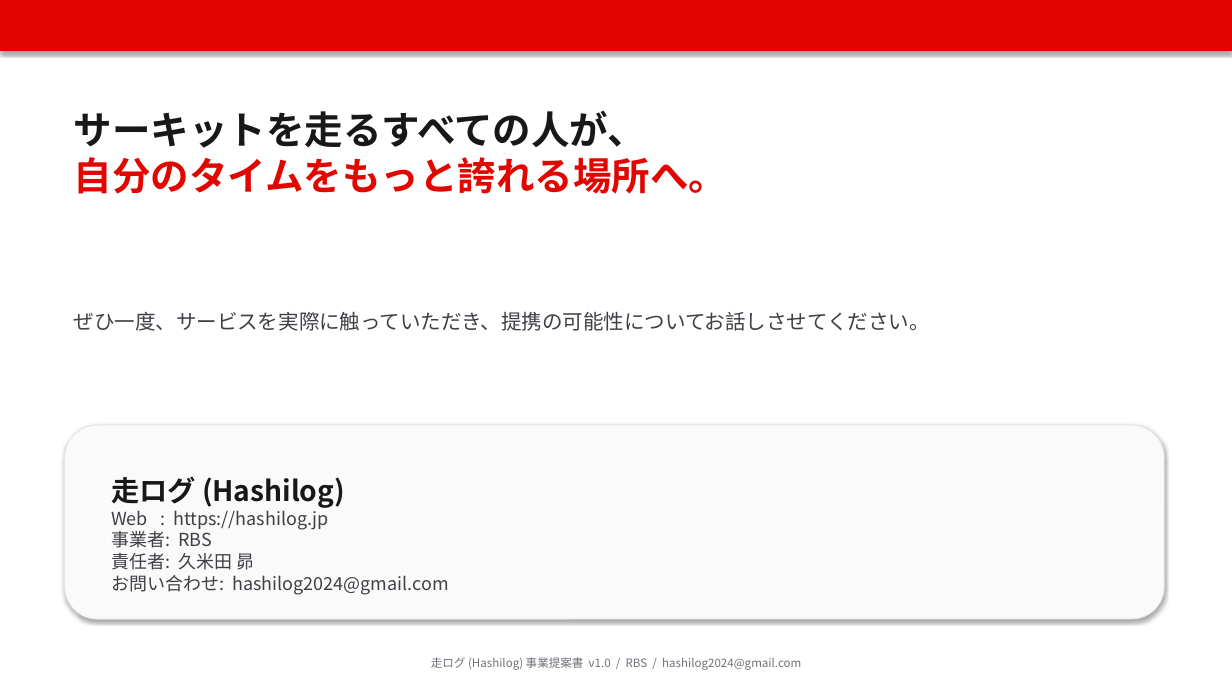
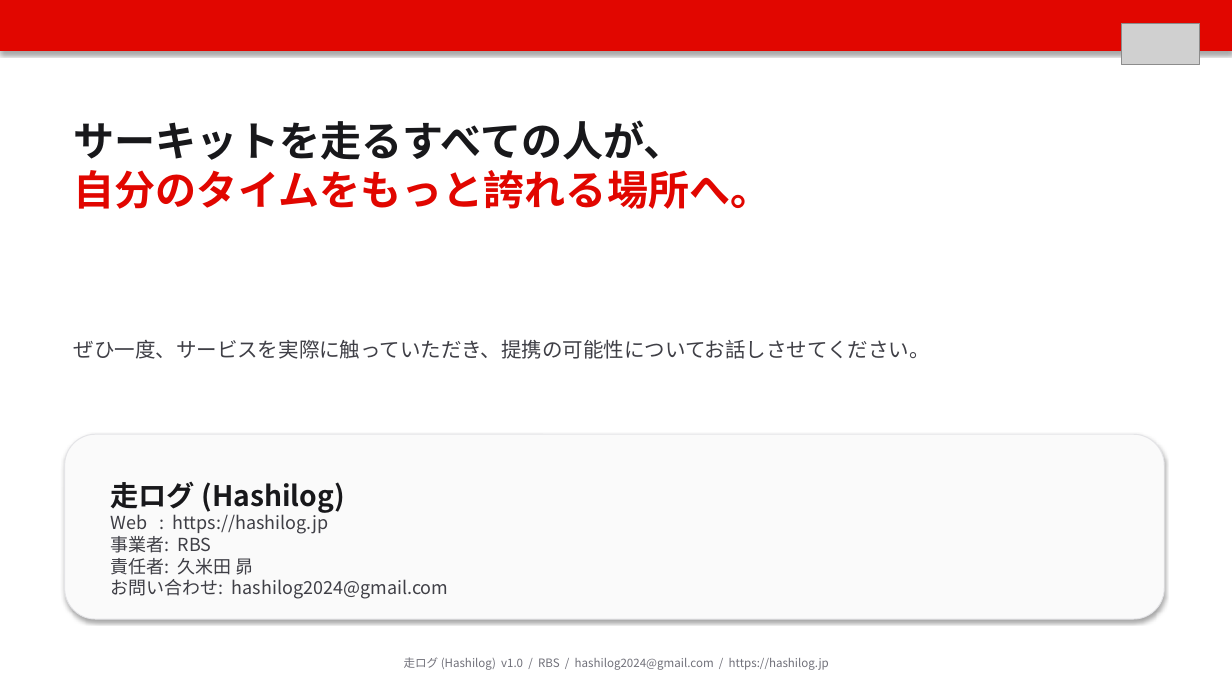
Before and after one commit to amebouzu/hashilog, a slide deck: slide 10 of docs/PROPOSAL.pptx (slide 19 before the commit). Drawn at 1232x693 pixels with LibreOffice and Linux fonts; fonts in the diff are those of the drawing; grey boxes stand for pictures. Boxes give left, top, right and bottom in pixels: in the first picture for what was removed or moved away, otherwise in the second. Text is boxed around its words. In the diff, an @@ line names an element or a change of style, - is before the commit and + after.

```diff
--- a/docs/PROPOSAL.pptx
+++ b/docs/PROPOSAL.pptx
@@ picture added at bbox=[1121, 23, 1200, 65] @@
@@ text "サーキットを走るすべての人が、": place and size @@
-text "サーキットを走るすべての人が、" at bbox=[74, 111, 728, 194]
+text "サーキットを走るすべての人が、" at bbox=[74, 120, 772, 209]
@@ text "サーキットを走るすべての人が、" at bbox=[74, 120, 772, 209]: size 30 to 32 pt @@
@@ text "ぜひ一度、サービスを実際に触っていただき、提携の可能性についてお話しさせてください。": place and size @@
-text "ぜひ一度、サービスを実際に触っていただき、提携の可能性についてお話しさせてください。" at bbox=[74, 311, 930, 331]
+text "ぜひ一度、サービスを実際に触っていただき、提携の可能性についてお話しさせてください。" at bbox=[74, 339, 930, 359]
@@ rounded rectangle "走ログ (Hashilog)": place and size @@
-rounded rectangle "走ログ (Hashilog)" at bbox=[65, 425, 1165, 619]
+rounded rectangle "走ログ (Hashilog)" at bbox=[65, 434, 1165, 619]
@@ text at bbox=[404, 657, 829, 670]: text changed @@
-走ログ (Hashilog) 事業提案書 v1.0 / RBS / hashilog2024@gmail.com
+走ログ (Hashilog) v1.0 / RBS / hashilog2024@gmail.com / https://hashilog.jp
```
Also in this commit, not shown: 9 other slides changed, 9 slides removed, 3 other files.
